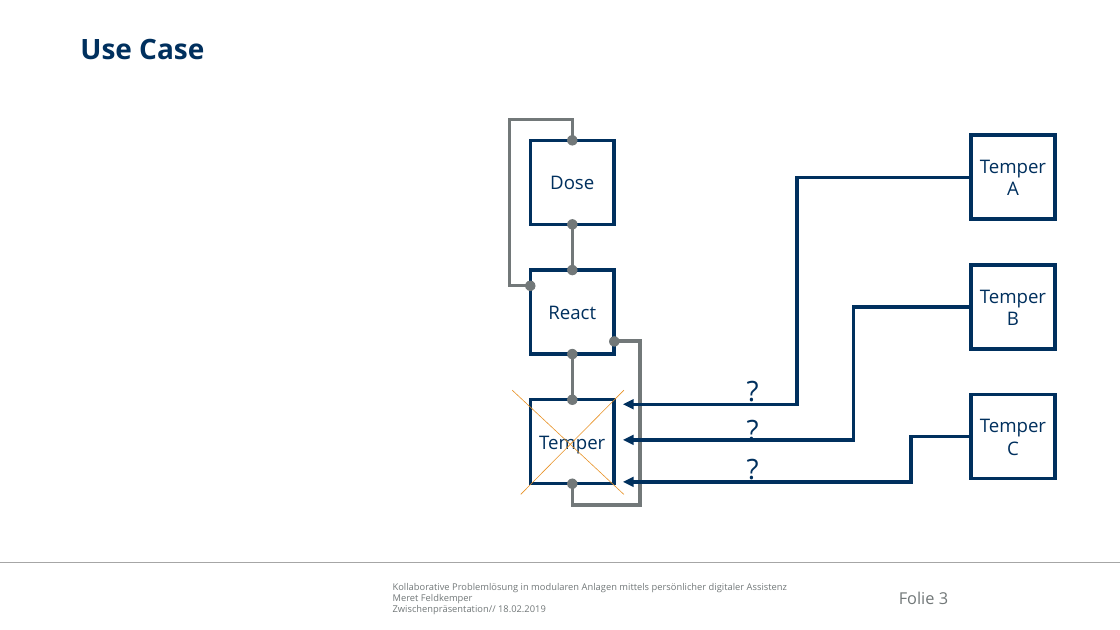
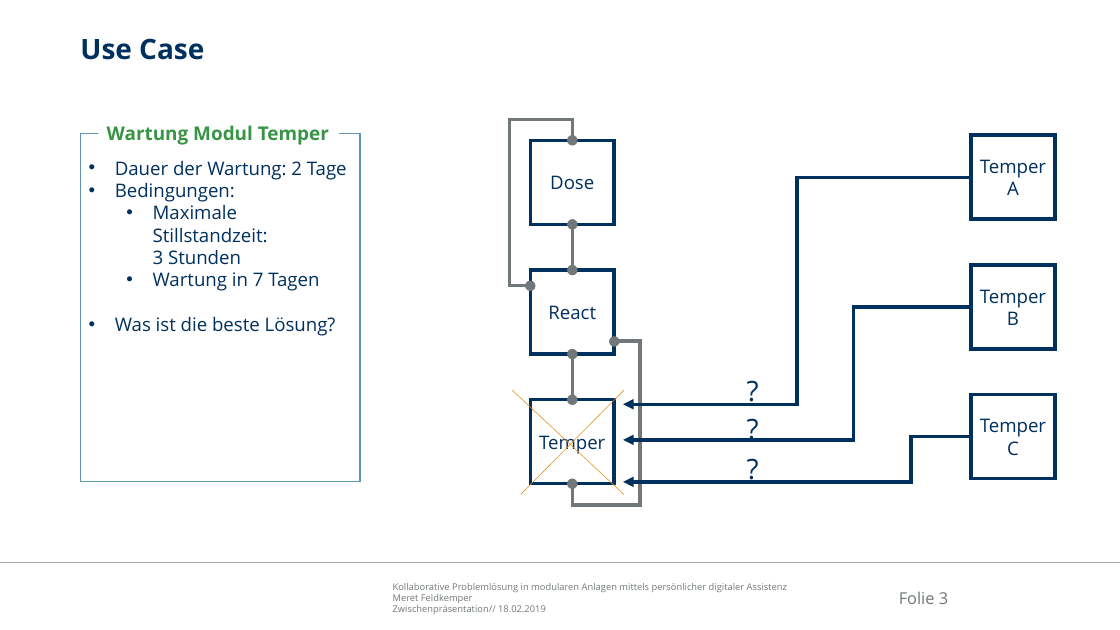
Before and after one commit to Ral3007/Diplomarbeit, a slide deck: slide 3 of Dokumente/Präsentationen/2019-02-18_DA_Feldkemper_Zwischenpräsentation.pptx. Drawn at 1120x630 pixels with LibreOffice and Linux fonts; fonts in the diff are those of the drawing; background and template pictures are left out. Boxes give left, top, right and bottom in pixels: in the first picture for what was removed or moved away, otherwise in the second. Text is boxed around its words. In the diff, an @@ line names an element or a change of style, - is before the commit and + after.

```diff
--- a/Dokumente/Präsentationen/2019-02-18_DA_Feldkemper_Zwischenpräsentation.pptx
+++ b/Dokumente/Präsentationen/2019-02-18_DA_Feldkemper_Zwischenpräsentation.pptx
@@ rectangle added at (81, 134, 360, 482), fill #FFFFFF, outline #6096B3 1 pt, 16 pt, text #00305E @@
+• Dauer der Wartung: 2 Tage
+• Bedingungen:
+  • Maximale Stillstandzeit:
+    3 Stunden
+  • Wartung in 7 Tagen
+• Was ist die beste Lösung?
@@ text added at (107, 125, 329, 145), 16.2 pt, text #379545, bold @@
+Wartung Modul Temper
```
Also in this commit, not shown: 2 other slides changed, 1 slide added, 8 other files.
